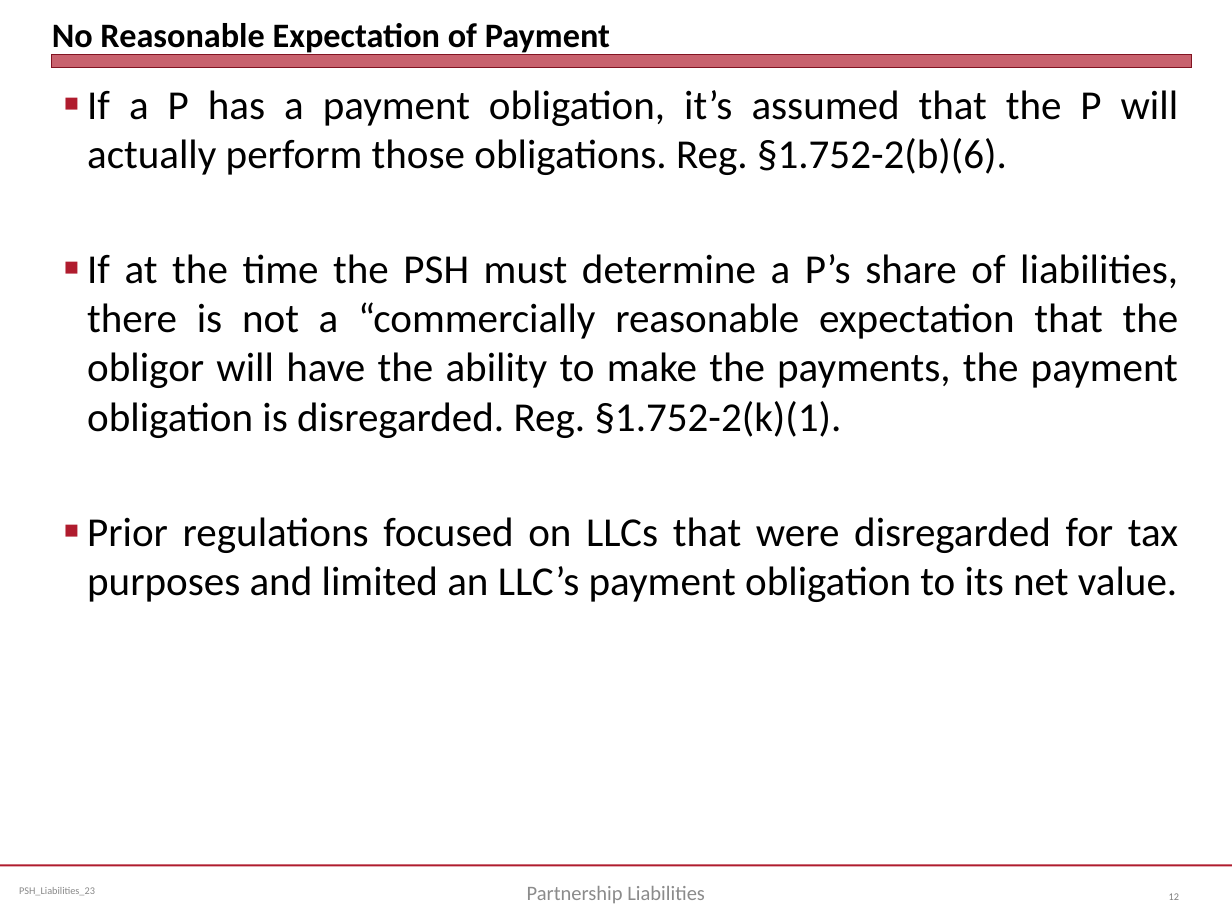
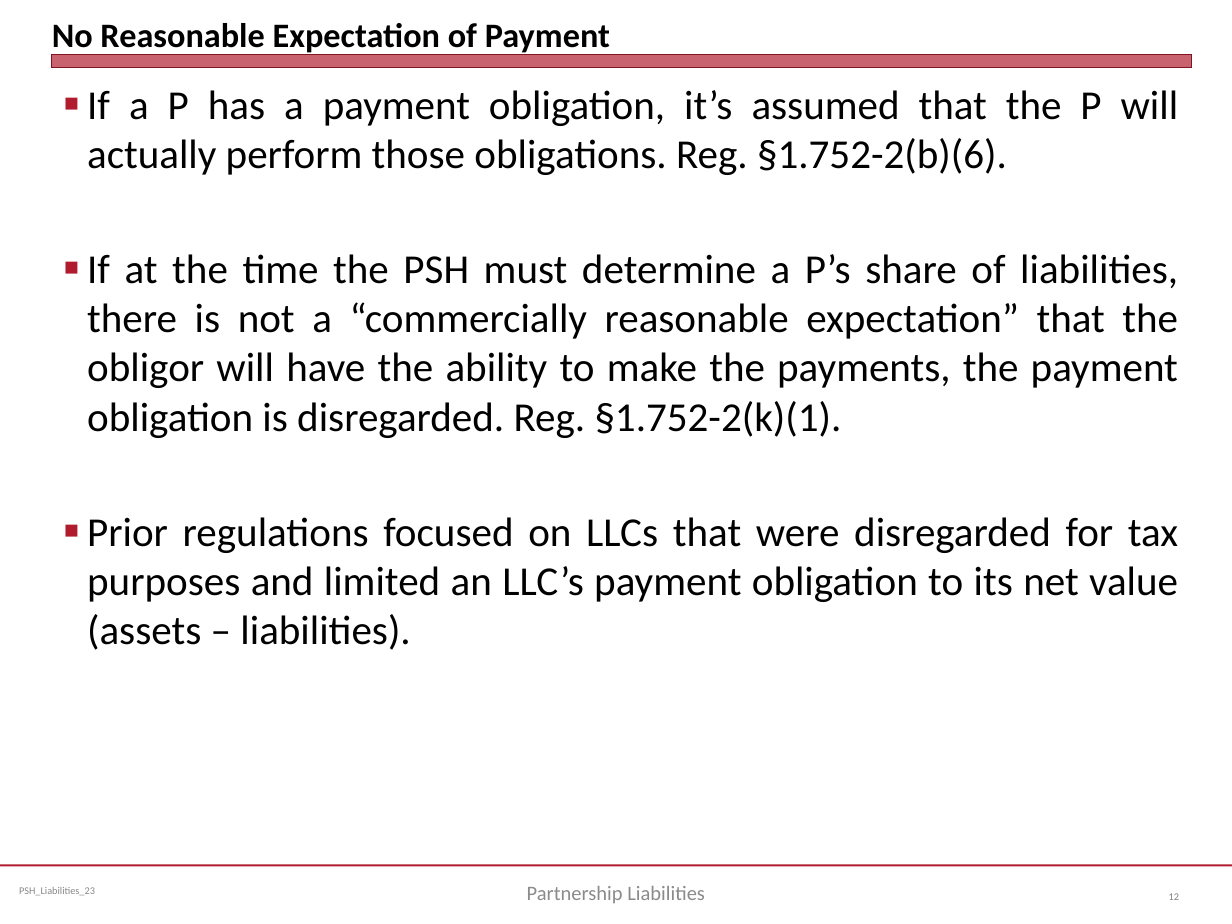
Before and after one commit to jmc877/Partnership-Tax, a slide deck: slide 12 of slides/PSH_Liabilities_23.pptx. Drawn at 1232x924 pixels with LibreOffice and Linux fonts; fonts in the diff are those of the drawing. Boxes give left, top, right and bottom in pixels: in the first picture for what was removed or moved away, otherwise in the second. Text is boxed around its words. In the diff, an @@ line names an element or a change of style, - is before the commit and + after.

```diff
--- a/slides/PSH_Liabilities_23.pptx
+++ b/slides/PSH_Liabilities_23.pptx
@@ text at (87, 254, 1178, 650): text changed @@
-■ If at the time the PSH must determine a P’s share of liabilities, there is not a “commercially reasonable expectation that the obligor will have the ability to make the payments, the payment obligation is disregarded. Reg. §1.752-2(k)(1).
-■ Prior regulations focused on LLCs that were disregarded for tax purposes and limited an LLC’s payment obligation to its net value.
+■ If at the time the PSH must determine a P’s share of liabilities, there is not a “commercially reasonable expectation” that the obligor will have the ability to make the payments, the payment obligation is disregarded. Reg. §1.752-2(k)(1).
+■ Prior regulations focused on LLCs that were disregarded for tax purposes and limited an LLC’s payment obligation to its net value (assets – liabilities).
```
Also in this commit, not shown: 6 other slides changed, 1 other file.
